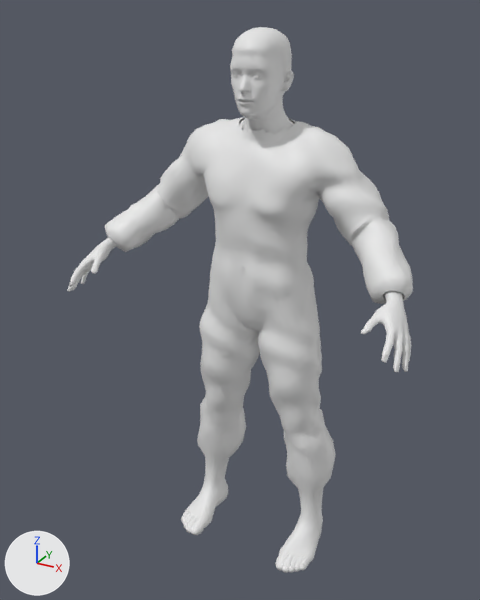
The glTF model public/assets/models/soldier_us.glb, before and after one commit.
Both versions are drawn from a 50 mm lens placed at (0.897, -1.809, 1.788), pointed at (-0.036, -0.113, 0.94). Arrows for +X, +Y and +Z are at lower left; the lights stay in place. The older version comes first.

In view in the first picture: 'body', 'cloth'.
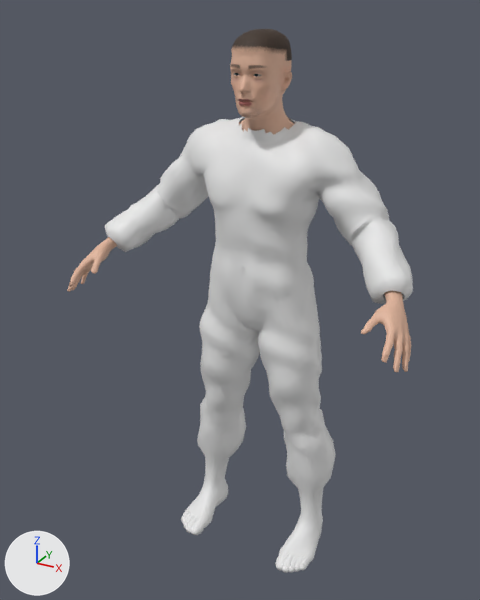
Pixel boxes (x1, y1, x2, y2) of what changed, in the pictures (480 x 600 px):
'body', surface changed: (67, 29, 412, 372) in both

Edits to the bpy script that builds the scene:
```text
Add img_skin_caucasian:
    img_skin_caucasian = load_image('skin_caucasian', '_unpacked/skin_caucasian', 2048, 2048, 'sRGB')
Add img_skin_caucasian_n:
    img_skin_caucasian_n = load_image('skin_caucasian_n', '_unpacked/skin_caucasian_n', 1024, 1024, 'Non-Color')
Change mat_skin:
    where n0 = _N.new('ShaderNodeBsdfPrincipled'); n0.name = 'Principled BSDF'
    add n0.inputs[2].default_value = 0.55  # 'Roughness'
    add n2 = _N.new('ShaderNodeTexImage'); n2.name = 'Image Texture'
    add n2.image = img_skin_caucasian
    add n3 = _N.new('ShaderNodeNormalMap'); n3.name = 'Normal Map'
    add n3.uv_map = 'UVMap'
    add n4 = _N.new('ShaderNodeTexImage'); n4.name = 'Image Texture.001'
    add n4.image = img_skin_caucasian_n
    add _L.new(n2.outputs[0], n0.inputs[0])  # 'Color' to 'Base Color'
    add _L.new(n3.outputs[0], n0.inputs[5])  # 'Normal' to 'Normal'
    add _L.new(n4.outputs[0], n3.inputs[1])  # 'Color' to 'Color'
Change mat_hair:
    where n0 = _N.new('ShaderNodeBsdfPrincipled'); n0.name = 'Principled BSDF'
    add n0.inputs[2].default_value = 0.7  # 'Roughness'
    add n2 = _N.new('ShaderNodeTexImage'); n2.name = 'Image Texture'
    add n2.image = img_skin_caucasian
    add n3 = _N.new('ShaderNodeNormalMap'); n3.name = 'Normal Map'
    add n3.uv_map = 'UVMap'
    add n4 = _N.new('ShaderNodeTexImage'); n4.name = 'Image Texture.001'
    add n4.image = img_skin_caucasian_n
    add _L.new(n2.outputs[0], n0.inputs[0])  # 'Color' to 'Base Color'
    add _L.new(n3.outputs[0], n0.inputs[5])  # 'Normal' to 'Normal'
    add _L.new(n4.outputs[0], n3.inputs[1])  # 'Color' to 'Color'
```
